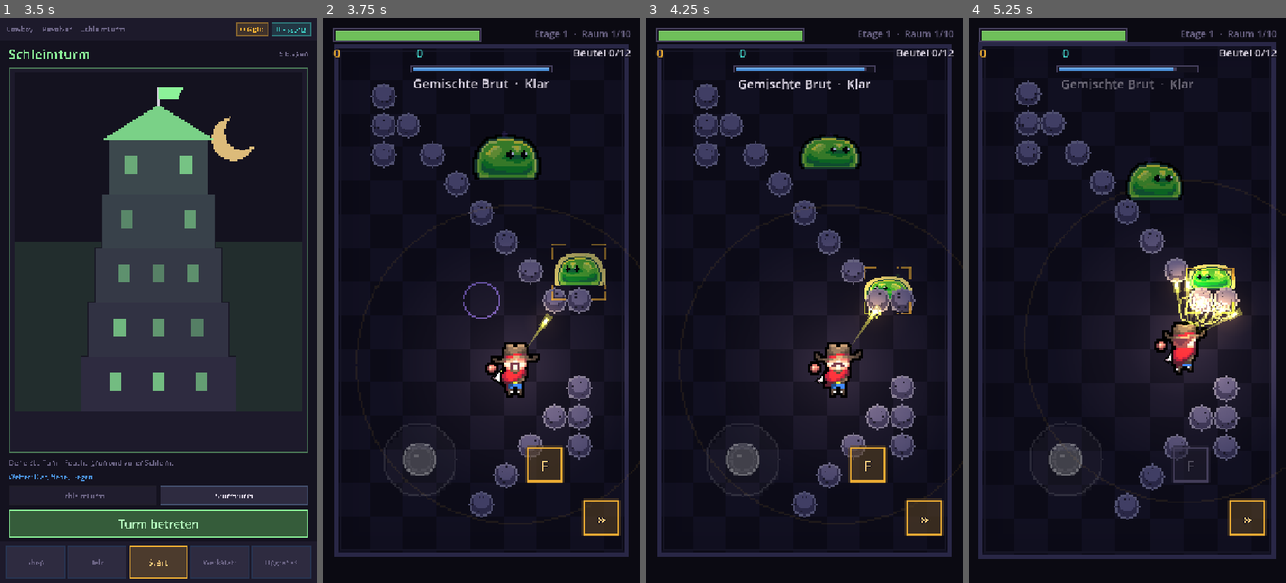
Above: before the commit, frames 1-4 (left to right).
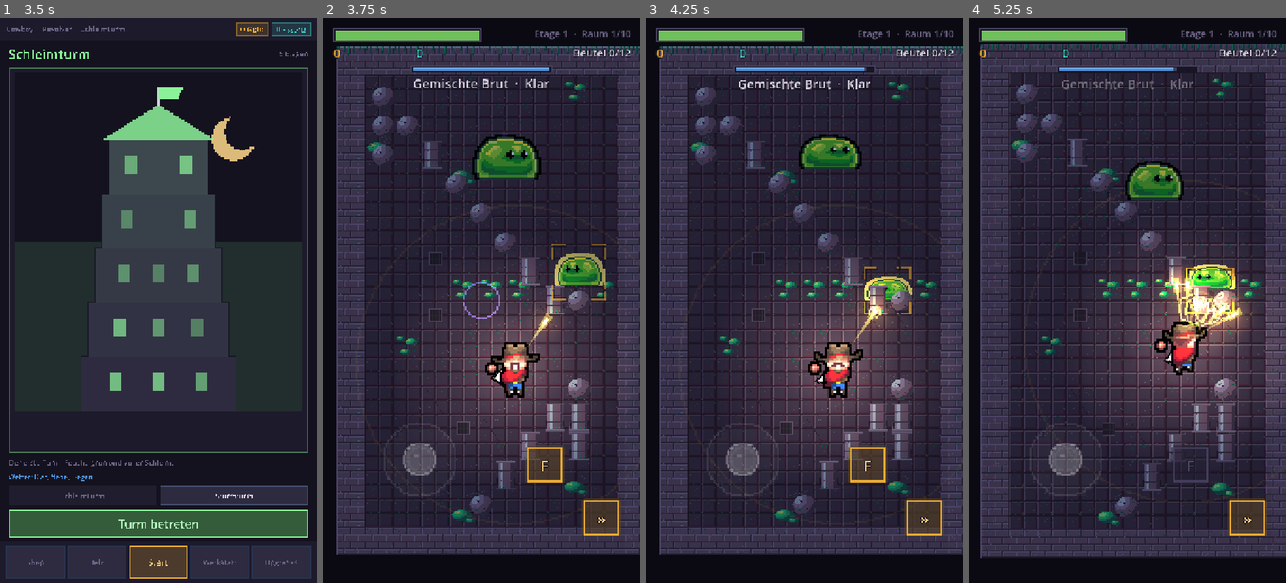
Above: after the commit, the same moments.

Repository: AbsolutionM/tower_roguelike
Game: Godot game, scene res://scenes/ui/town.tscn
Same seed, same stepped clock (60 frames per second), same inputs: the game is played once before the commit and once after it.
Inputs (mouse positions are in pixels of both pictures, inside the frame that each line leads up to):
- Up to frame 1 (3.5 s): click "Start" at 0.5 s; click "Start" at 1.25 s; click "Sturmturm" at 2 s; click "Schleimturm" at 2.75 s
- Up to frame 2 (3.75 s): click "Turm betreten" at 3.5 s
- Up to frame 3 (4.25 s): no input
- Up to frame 4 (5.25 s): drag from (1067, 458) to (1162, 362) at 4.27 s; drag from (1190, 464) to (1190, 323) at 5.02 s

Frame 1 is identical in both runs. In frame 2, 53% of the frame differs, in the area x 3-100%, y 4-96%; in frame 3, 54%; in frame 4, 55%, in the area x 2-100%, y 4-96%.

Commit message:
Raeume aus Kacheln statt Platzhalter-Schachbrett
Der Kachelsatz aus der Sprite-Werkstatt ist jetzt verdrahtet: RoomTileset
haelt Boden, Wandkanten mit Ecken und Streudeko, TowerData zeigt darauf.
Der Boden mischt zwei Grundkacheln mit seltenen Akzenten (Gitter, Risse)
und streut Schleimlachen ein; das Muster haengt am Raum-Index, damit ein
Raum stabil aussieht und trotzdem jeder anders.

Hindernisse sind Fels und Saeule aus demselben Satz - mit Zufallsauswahl,
sonst sieht eine Reihe wie kopiert aus. Erzbrocken bekommen ihr Sprite.

Ausserdem sortiert die Szene jetzt nach Y: Hindernisse lagen bisher mit
festem z-Index immer vor dem Spieler, auch wenn er davor stand.

Co-Authored-By: Claude Opus 5 <noreply@anthropic.com>

Diff:
--- /dev/null
+++ b/resources/rooms/room_tileset.gd
@@ -0,0 +1,74 @@
+extends Resource
+class_name RoomTileset
+
+## Kacheln für einen Turm: Boden, Wandkante und Streudeko.
+##
+## Der RoomController zeichnet damit statt des Platzhalter-Schachbretts.
+## Fehlt eine Kachel, fällt er für dieses Stück auf das gezeichnete Muster
+## zurück - ein halb gefüllter Satz ist also kein Problem.
+
+@export_group("Boden")
+## Grundkacheln. Werden zufällig gemischt, damit der Boden nicht kachelt.
+@export var floor_tiles: Array[Texture2D] = []
+## Seltene Abwechslung (Gitter, Risse). Häufigkeit siehe `accent_chance`.
+@export var floor_accents: Array[Texture2D] = []
+@export_range(0.0, 0.5) var accent_chance: float = 0.07
+
+@export_group("Deko")
+## Liegt lose auf dem Boden - Pfützen, Blasen, Kleinkram.
+@export var decor_tiles: Array[Texture2D] = []
+@export_range(0.0, 0.5) var decor_chance: float = 0.05
+
+@export_group("Wand")
+@export var wall_top: Texture2D
+@export var wall_bottom: Texture2D
+@export var wall_left: Texture2D
+@export var wall_right: Texture2D
+@export var corner_top_left: Texture2D
+@export var corner_top_right: Texture2D
+@export var corner_bottom_left: Texture2D
+@export var corner_bottom_right: Texture2D
+
+@export_group("Darstellung")
+## Kantenlänge einer Kachel auf dem Bildschirm.
+@export var tile_size: float = 64.0
+
+func has_floor() -> bool:
+	return not floor_tiles.is_empty()
+
+func has_walls() -> bool:
+	return wall_top != null and wall_left != null
+
+## Bodenkachel für eine Rasterzelle. `rng` macht das Muster pro Raum stabil.
+func pick_floor(rng: RandomNumberGenerator) -> Texture2D:
+	if floor_tiles.is_empty():
+		return null
+	if not floor_accents.is_empty() and rng.randf() < accent_chance:
+		return floor_accents[rng.randi() % floor_accents.size()]
+	return floor_tiles[rng.randi() % floor_tiles.size()]
+
+## Deko für eine Zelle, oder null.
+func pick_decor(rng: RandomNumberGenerator) -> Texture2D:
+	if decor_tiles.is_empty() or rng.randf() >= decor_chance:
+		return null
+	return decor_tiles[rng.randi() % decor_tiles.size()]
+
+## Wandstück für eine Randzelle. `column`/`row` zählen vom Rand nach innen.
+func pick_wall(on_left: bool, on_right: bool, on_top: bool, on_bottom: bool) -> Texture2D:
+	if on_top and on_left:
+		return corner_top_left
+	if on_top and on_right:
+		return corner_top_right
+	if on_bottom and on_left:
+		return corner_bottom_left
+	if on_bottom and on_right:
+		return corner_bottom_right
+	if on_top:
+		return wall_top
+	if on_bottom:
+		return wall_bottom
+	if on_left:
+		return wall_left
+	if on_right:
+		return wall_right
+	return null
--- /dev/null
+++ b/resources/rooms/tileset_slime.tres
@@ -0,0 +1,34 @@
+[gd_resource type="Resource" script_class="RoomTileset" format=3]
+
+[ext_resource type="Script" path="res://resources/rooms/room_tileset.gd" id="1_script"]
+[ext_resource type="Texture2D" path="res://assets/sprites/tiles/boden_1.png" id="2_b1"]
+[ext_resource type="Texture2D" path="res://assets/sprites/tiles/boden_2.png" id="3_b2"]
+[ext_resource type="Texture2D" path="res://assets/sprites/tiles/boden_gitter.png" id="4_gitter"]
+[ext_resource type="Texture2D" path="res://assets/sprites/tiles/boden_riss.png" id="5_riss"]
+[ext_resource type="Texture2D" path="res://assets/sprites/tiles/schleim_lache.png" id="6_lache"]
+[ext_resource type="Texture2D" path="res://assets/sprites/tiles/schleim_blasen.png" id="7_blasen"]
+[ext_resource type="Texture2D" path="res://assets/sprites/tiles/wand_oben.png" id="8_wo"]
+[ext_resource type="Texture2D" path="res://assets/sprites/tiles/wand_unten.png" id="9_wu"]
+[ext_resource type="Texture2D" path="res://assets/sprites/tiles/wand_links.png" id="10_wl"]
+[ext_resource type="Texture2D" path="res://assets/sprites/tiles/wand_rechts.png" id="11_wr"]
+[ext_resource type="Texture2D" path="res://assets/sprites/tiles/wand_ecke_ol.png" id="12_ol"]
+[ext_resource type="Texture2D" path="res://assets/sprites/tiles/wand_ecke_or.png" id="13_or"]
+[ext_resource type="Texture2D" path="res://assets/sprites/tiles/wand_ecke_ul.png" id="14_ul"]
+[ext_resource type="Texture2D" path="res://assets/sprites/tiles/wand_ecke_ur.png" id="15_ur"]
+
+[resource]
+script = ExtResource("1_script")
+floor_tiles = Array[Texture2D]([ExtResource("2_b1"), ExtResource("3_b2")])
+floor_accents = Array[Texture2D]([ExtResource("4_gitter"), ExtResource("5_riss")])
+accent_chance = 0.07
+decor_tiles = Array[Texture2D]([ExtResource("6_lache"), ExtResource("7_blasen")])
+decor_chance = 0.05
+wall_top = ExtResource("8_wo")
+wall_bottom = ExtResource("9_wu")
+wall_left = ExtResource("10_wl")
+wall_right = ExtResource("11_wr")
+corner_top_left = ExtResource("12_ol")
+corner_top_right = ExtResource("13_or")
+corner_bottom_left = ExtResource("14_ul")
+corner_bottom_right = ExtResource("15_ur")
+tile_size = 64.0
--- a/resources/towers/tower_1.tres
+++ b/resources/towers/tower_1.tres
@@ -12,6 +12,7 @@
 [ext_resource type="Resource" path="res://resources/weather/weather_clear.tres" id="9_clear"]
 [ext_resource type="Resource" path="res://resources/weather/weather_fog.tres" id="10_fog"]
 [ext_resource type="Resource" path="res://resources/weather/weather_rain.tres" id="11_rain"]
+[ext_resource type="Resource" path="res://resources/rooms/tileset_slime.tres" id="13_tiles"]
 
 [resource]
 script = ExtResource("1_script")
@@ -19,6 +20,7 @@
 tower_name = "Schleimturm"
 description = "Der erste Turm. Feucht, grün und voller Schleim."
 accent_color = Color(0.55, 0.95, 0.6, 1)
+tileset = ExtResource("13_tiles")
 ambient_color = Color(0.6, 0.62, 0.76, 1)
 floors = 5
 rooms = Array[RoomData]([ExtResource("2_room1"), ExtResource("3_room2"), ExtResource("4_room3"), ExtResource("5_room4"), ExtResource("6_room5"), ExtResource("7_room6"), ExtResource("12_belfry"), ExtResource("8_boss")])
--- a/resources/towers/tower_data.gd
+++ b/resources/towers/tower_data.gd
@@ -8,6 +8,8 @@
 @export var image: Texture2D
 @export var accent_color: Color = Color(0.55, 0.75, 1.0)
 ## Grundbeleuchtung des Turms - dunkler = stimmungsvoller.
+## Kachelsatz für Boden und Wände. Leer = gezeichnetes Platzhaltermuster.
+@export var tileset: RoomTileset
 @export var ambient_color: Color = Color(0.58, 0.57, 0.74)
 @export var floors: int = 5
 @export var rooms: Array[RoomData] = []
--- a/scenes/props/obstacle.tscn
+++ b/scenes/props/obstacle.tscn
@@ -1,6 +1,9 @@
 [gd_scene format=3]
 
 [ext_resource type="Script" path="res://scripts/props/obstacle.gd" id="1_script"]
+[ext_resource type="Texture2D" path="res://assets/sprites/tiles/fels_einzeln.png" id="2_fels"]
+[ext_resource type="Texture2D" path="res://assets/sprites/tiles/saeule.png" id="3_saeule"]
 
 [node name="Obstacle" type="StaticBody2D"]
 script = ExtResource("1_script")
+texture_variants = Array[Texture2D]([ExtResource("2_fels"), ExtResource("3_saeule")])
--- a/scenes/props/ore.tscn
+++ b/scenes/props/ore.tscn
@@ -3,6 +3,7 @@
 [ext_resource type="Script" path="res://scripts/props/harvestable.gd" id="1_script"]
 [ext_resource type="PackedScene" path="res://scenes/ItemPickup.tscn" id="2_pickup"]
 [ext_resource type="Resource" path="res://resources/items/ore_chunk.tres" id="3_item"]
+[ext_resource type="Texture2D" path="res://assets/sprites/tiles/erz_schleim.png" id="4_erz"]
 
 [sub_resource type="CircleShape2D" id="CircleShape2D_ore"]
 radius = 20.0
@@ -19,3 +20,5 @@
 shape = SubResource("CircleShape2D_ore")
 
 [node name="Sprite2D" type="Sprite2D" parent="."]
+scale = Vector2(2, 2)
+texture = ExtResource("4_erz")
--- a/scenes/test/test_weapons.tscn
+++ b/scenes/test/test_weapons.tscn
@@ -53,6 +53,7 @@
 size = Vector2(29.779129, 140.55434)
 
 [node name="test_weapons" type="Node2D" unique_id=1396741292]
+y_sort_enabled = true
 
 [node name="Player" type="CharacterBody2D" parent="." unique_id=919370846]
 position = Vector2(76.49, 145.55)
@@ -89,7 +90,7 @@
 scale = Vector2(6, 6)
 
 [node name="SecondHand" type="Sprite2D" parent="Player" unique_id=84706149]
-z_index = 9
+z_index = 2
 z_as_relative = false
 material = SubResource("ShaderMaterial_bqye8")
 position = Vector2(-32, 8)
@@ -106,7 +107,7 @@
 sword = NodePath("FirstHand/Sword")
 
 [node name="FirstHand" type="Sprite2D" parent="Player/WeaponPivot" unique_id=84706148]
-z_index = 10
+z_index = 2
 z_as_relative = false
 material = SubResource("ShaderMaterial_bqye8")
 scale = Vector2(5, 5)
--- a/scripts/player/weapon_pivot.gd
+++ b/scripts/player/weapon_pivot.gd
@@ -41,10 +41,10 @@
 
 	if hand:
 		hand.set_radius(radius)
-		hand.z_index = -5 if facing_up else 5
+		hand.z_index = -2 if facing_up else 2
 
 	if off_hand:
 		off_hand.set_side(facing_left)
 
 	if sword:
-		sword.z_index = -5 if facing_up else 5
+		sword.z_index = -2 if facing_up else 2
--- a/scripts/props/obstacle.gd
+++ b/scripts/props/obstacle.gd
@@ -9,14 +9,18 @@
 @export var top_color: Color = Palette.MIST
 ## Optional: Textur statt der gezeichneten Blöcke.
 @export var texture: Texture2D
+## Mehrere Texturen = jeder Block sucht sich eine aus, damit eine Reihe
+## Hindernisse nicht wie kopiert aussieht.
+@export var texture_variants: Array[Texture2D] = []
 
 var _shape: CollisionShape2D
 var _chips: PackedVector2Array = PackedVector2Array()
 
 func _ready() -> void:
 	add_to_group("obstacles")
-	z_index = 2
-	z_as_relative = false
+	# Kein fester z-Index: die Szene sortiert nach Y, damit der Held vor
+	# einem Fels steht, wenn er davor läuft, und dahinter, wenn dahinter.
+	y_sort_enabled = true
 
 	_shape = CollisionShape2D.new()
 	var circle := CircleShape2D.new()
@@ -29,6 +33,9 @@
 		var angle: float = randf() * TAU
 		_chips.append(Vector2(cos(angle), sin(angle)) * block_radius * randf_range(0.45, 0.8))
 
+	if not texture_variants.is_empty():
+		texture = texture_variants[randi() % texture_variants.size()]
+
 	var shadow := BlobShadow.new()
 	shadow.radius = block_radius * 0.9
 	shadow.position = Vector2(0.0, block_radius * 0.5)
@@ -39,7 +46,11 @@
 
 func _draw() -> void:
 	if texture:
-		var draw_size := Vector2.ONE * block_radius * 2.2
+		# Auf ein ganzes Vielfaches der Texturgröße runden - alles andere
+		# verwischt Pixelkunst beim Skalieren.
+		var source: Vector2 = texture.get_size()
+		var factor: float = maxf(roundf(block_radius * 2.2 / maxf(source.x, 1.0)), 1.0)
+		var draw_size: Vector2 = source * factor
 		draw_texture_rect(texture, Rect2(-draw_size * 0.5, draw_size), false)
 		return
 
--- a/scripts/rooms/room_controller.gd
+++ b/scripts/rooms/room_controller.gd
@@ -344,6 +344,65 @@
 		if is_instance_valid(node):
 			node.queue_free()
 
+func _get_tileset() -> RoomTileset:
+	var tower := RunState.get_selected_tower()
+	return tower.tileset if tower else null
+
+## Platzhalter, solange kein Kachelsatz hinterlegt ist.
+func _draw_placeholder_floor(half: Vector2, rect: Rect2) -> void:
+	draw_rect(rect, floor_color)
+	var x := -half.x
+	while x < half.x:
+		var y := -half.y
+		while y < half.y:
+			if int((x + half.x) / grid_size) % 2 == int((y + half.y) / grid_size) % 2:
+				draw_rect(Rect2(
+					Vector2(x, y),
+					Vector2(minf(grid_size, half.x - x), minf(grid_size, half.y - y))
+				), floor_accent)
+			y += grid_size
+		x += grid_size
+
+## Boden, Wandkante und Streudeko aus dem Kachelsatz.
+## Der Zufall hängt am Raum-Index, damit ein Raum bei jedem Neuzeichnen
+## gleich aussieht und trotzdem jeder Raum anders.
+func _draw_tiles(tileset: RoomTileset, half: Vector2, rect: Rect2) -> void:
+	var size: float = maxf(tileset.tile_size, 8.0)
+	var columns: int = int(ceil(rect.size.x / size))
+	var rows: int = int(ceil(rect.size.y / size))
+
+	var rng := RandomNumberGenerator.new()
+	rng.seed = hash(Vector2i(current_room_index, rows * 131 + columns))
+
+	# Unterlage, damit an den Rändern keine Lücke aufblitzt.
+	draw_rect(rect, floor_color)
+
+	var has_walls := tileset.has_walls()
+	for row in rows:
+		for column in columns:
+			var cell := Rect2(
+				Vector2(-half.x + float(column) * size, -half.y + float(row) * size),
+				Vector2.ONE * size
+			)
+			var on_left: bool = column == 0
+			var on_right: bool = column == columns - 1
+			var on_top: bool = row == 0
+			var on_bottom: bool = row == rows - 1
+
+			if has_walls and (on_left or on_right or on_top or on_bottom):
+				var wall := tileset.pick_wall(on_left, on_right, on_top, on_bottom)
+				if wall:
+					draw_texture_rect(wall, cell, false)
+					continue
+
+			var floor_tile := tileset.pick_floor(rng)
+			if floor_tile:
+				draw_texture_rect(floor_tile, cell, false)
+
+			var decor := tileset.pick_decor(rng)
+			if decor:
+				draw_texture_rect(decor, cell, false)
+
 func _draw() -> void:
 	if not draw_room:
 		return
@@ -354,32 +413,24 @@
 	var half: Vector2 = room.room_size * 0.5
 	var rect := Rect2(-half, room.room_size)
 
-	if floor_texture:
+	var tileset := _get_tileset()
+	if tileset and tileset.has_floor():
+		_draw_tiles(tileset, half, rect)
+	elif floor_texture:
 		draw_texture_rect(floor_texture, rect, true)
 	else:
-		draw_rect(rect, floor_color)
-		var x := -half.x
-		while x < half.x:
-			var y := -half.y
-			while y < half.y:
-				if int((x + half.x) / grid_size) % 2 == int((y + half.y) / grid_size) % 2:
-					var tile := Rect2(
-						Vector2(x, y),
-						Vector2(minf(grid_size, half.x - x), minf(grid_size, half.y - y))
-					)
-					draw_rect(tile, floor_accent)
-				y += grid_size
-			x += grid_size
-
-	if wall_texture:
-		var thickness := wall_thickness
-		draw_texture_rect(wall_texture, Rect2(-half, Vector2(room.room_size.x, thickness)), true)
-		draw_texture_rect(wall_texture, Rect2(Vector2(-half.x, half.y - thickness), Vector2(room.room_size.x, thickness)), true)
-		draw_texture_rect(wall_texture, Rect2(-half, Vector2(thickness, room.room_size.y)), true)
-		draw_texture_rect(wall_texture, Rect2(Vector2(half.x - thickness, -half.y), Vector2(thickness, room.room_size.y)), true)
-	else:
-		draw_rect(rect, wall_color, false, 10.0)
-		draw_rect(rect.grow(-10.0), Palette.edge(wall_color), false, 3.0)
+		_draw_placeholder_floor(half, rect)
+
+	if not (tileset and tileset.has_walls()):
+		if wall_texture:
+			var thickness := wall_thickness
+			draw_texture_rect(wall_texture, Rect2(-half, Vector2(room.room_size.x, thickness)), true)
+			draw_texture_rect(wall_texture, Rect2(Vector2(-half.x, half.y - thickness), Vector2(room.room_size.x, thickness)), true)
+			draw_texture_rect(wall_texture, Rect2(-half, Vector2(thickness, room.room_size.y)), true)
+			draw_texture_rect(wall_texture, Rect2(Vector2(half.x - thickness, -half.y), Vector2(thickness, room.room_size.y)), true)
+		else:
+			draw_rect(rect, wall_color, false, 10.0)
+			draw_rect(rect.grow(-10.0), Palette.edge(wall_color), false, 3.0)
 
 	# Weicher Schattenrand nach innen - lässt den Raum tiefer wirken,
 	# statt wie eine flache Testfläche auszusehen.
Binary file added: assets/sprites/tiles/boden_1.png
Not shown, added: assets/sprites/tiles/boden_1.png.import
Binary file added: assets/sprites/tiles/boden_2.png
Not shown, added: assets/sprites/tiles/boden_2.png.import
Binary file added: assets/sprites/tiles/boden_gitter.png
Not shown, added: assets/sprites/tiles/boden_gitter.png.import
Binary file added: assets/sprites/tiles/boden_riss.png
Not shown, added: assets/sprites/tiles/boden_riss.png.import
Binary file added: assets/sprites/tiles/erz_schleim.png
Not shown, added: assets/sprites/tiles/erz_schleim.png.import
Binary file added: assets/sprites/tiles/fels_einzeln.png
Not shown, added: assets/sprites/tiles/fels_einzeln.png.import
(and 24 more such lines)
